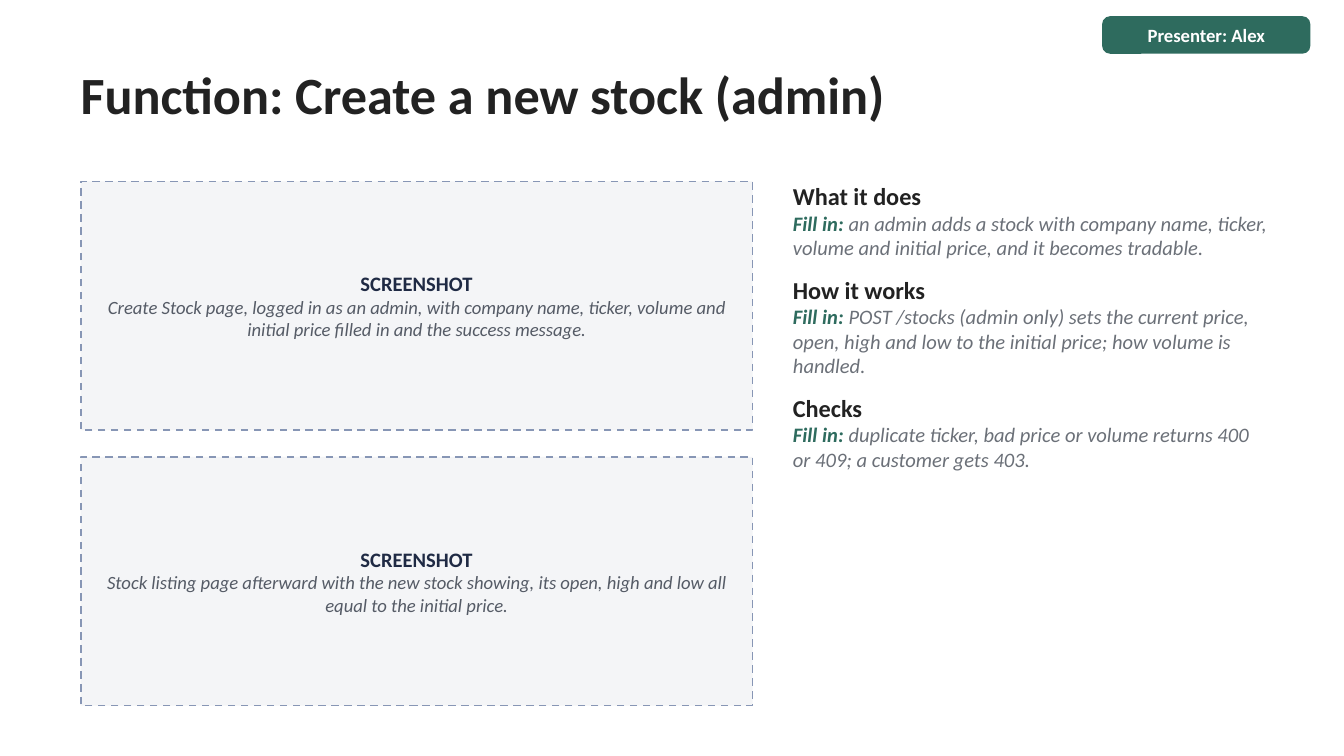
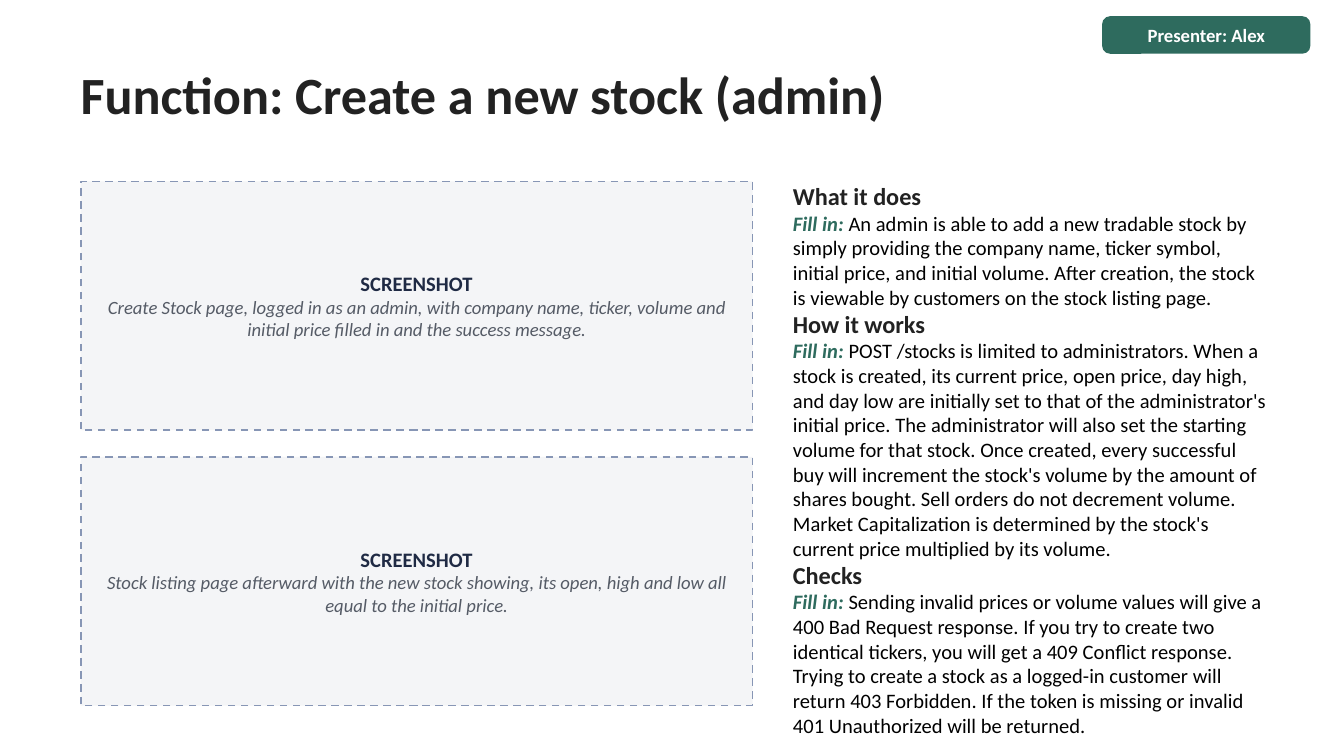
Before and after one commit to kish1212-ASU/IFT401_Capstone_Fall-2026, a slide deck: slide 18 of docs/final build/IFT401_Houser_Ruebush_Kishineff_Final Deck.pptx. Drawn at 1344x756 pixels with LibreOffice and Linux fonts; fonts in the diff are those of the drawing. Boxes give left, top, right and bottom in pixels: in the first picture for what was removed or moved away, otherwise in the second. Text is boxed around its words. In the diff, an @@ line names an element or a change of style, - is before the commit and + after.

```diff
--- a/docs/final build/IFT401_Houser_Ruebush_Kishineff_Final Deck.pptx
+++ b/docs/final build/IFT401_Houser_Ruebush_Kishineff_Final Deck.pptx
@@ text at (x1=793, y1=216, x2=1255, y2=309): text changed; text colour #6B7078 to #000000; italic off @@
-Fill in: an admin adds a stock with company name, ticker, volume and initial price, and it becomes tradable.
+Fill in: An admin is able to add a new tradable stock by simply providing the company name, ticker symbol, initial price, and initial volume. After creation, the stock is viewable by customers on the stock listing page.
@@ text at (x1=793, y1=343, x2=1266, y2=560): text changed; text colour #6B7078 to #000000; italic off @@
-Fill in: POST /stocks (admin only) sets the current price, open, high and low to the initial price; how volume is handled.
+Fill in: POST /stocks is limited to administrators. When a stock is created, its current price, open price, day high, and day low are initially set to that of the administrator's initial price. The administrator will also set the starting volume for that stock. Once created, every successful buy will increment the stock's volume by the amount of shares bought. Sell orders do not decrement volume. Market Capitalization is determined by the stock's current price multiplied by its volume.
@@ text at (x1=793, y1=594, x2=1261, y2=712): text changed; text colour #6B7078 to #000000; italic off @@
-Fill in: duplicate ticker, bad price or volume returns 400 or 409; a customer gets 403.
+Fill in: Sending invalid prices or volume values will give a 400 Bad Request response. If you try to create two identical tickers, you will get a 409 Conflict response. Trying to create a stock as a logged-in customer will return 403 Forbidden. If the token is missing or invalid 401 Unauthorized will be returned.
```
Also in this commit, not shown: 9 other slides changed.
